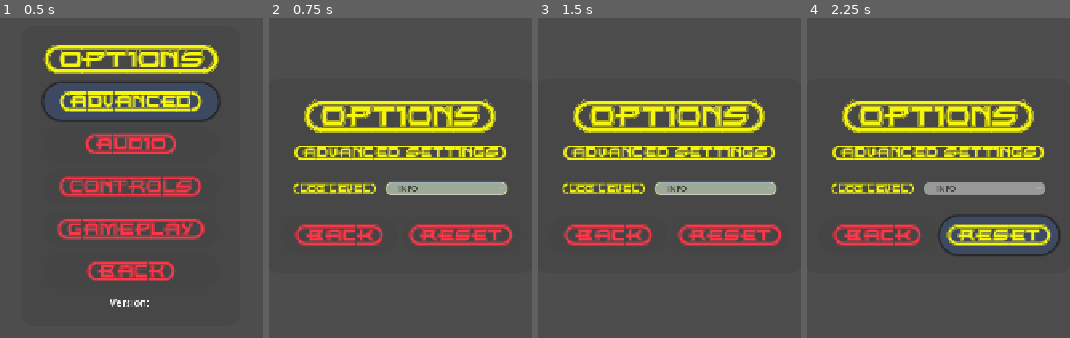
Above: before the commit, frames 1-4 (left to right).
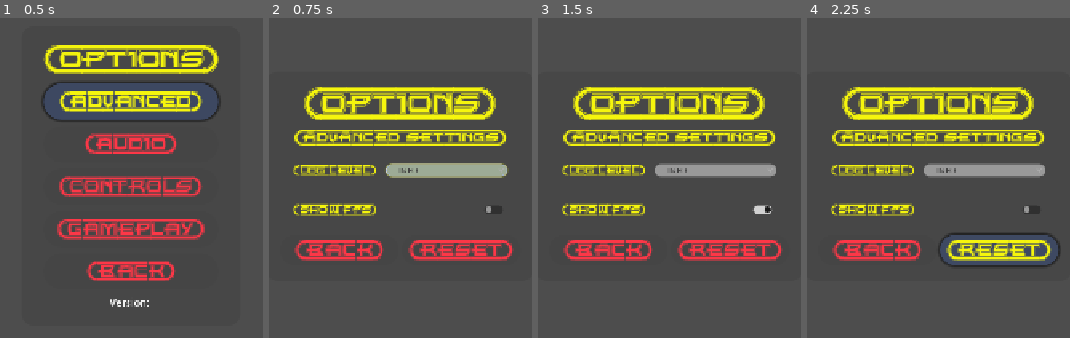
Above: after the commit, the same moments.

Repository: ikostan/SkyLockAssault
Game: Godot game, scene res://scenes/options_menu.tscn
The game is run twice, just before and just after one commit, with the same random seed, the same clock (stepped at 60 frames per second) and the same inputs. This scene is started directly instead of the project's main scene. Video files are missing from this copy of the repository; at most half a second of black plays in their place. Sound files missing from this copy of the repository are replaced by a short silence.
Inputs (mouse positions are in pixels of both pictures, inside the frame that each line leads up to):
- Up to frame 1 (0.5 s): no input
- Up to frame 2 (0.75 s): click "{ADVANCED}" at 0.5 s
- Up to frame 3 (1.5 s): click (761, 210) at 1.27 s
- Up to frame 4 (2.25 s): click "{RESET}" at 2 s

Frame 1 is identical in both runs. In frame 2, 27% of the frame differs, in the area x 9-94%, y 21-76%; in frame 3, 27%; in frame 4, 29%, in the area x 9-97%, y 21-78%.

Commit message:
Add FPS toggle and persistence
Add an FPS show toggle to Advanced Settings and persist its value.

- scenes/advanced_settings.tscn: add FPSContainer with Label and CheckButton; minor layout/offset adjustments.
- scripts/ui/menus/advanced_settings.gd: expose fps_toggle, initialize UI from Globals.settings.show_fps, connect toggle signal, handle reset to default (false), and save on change.
- scripts/core/globals.gd: load/save the "show_fps" setting from the config file.
- scripts/ui/components/fps_counter.gd: use Globals.settings singleton instead of loading a standalone resource.

Co-authored-by: Copilot <223556219+Copilot@users.noreply.github.com>

Diff:
--- a/scenes/advanced_settings.tscn
+++ b/scenes/advanced_settings.tscn
@@ -105,9 +105,9 @@
 anchor_right = 0.5
 anchor_bottom = 0.5
 offset_left = -215.0
-offset_top = -155.0
+offset_top = -167.5
 offset_right = 215.0
-offset_bottom = 155.0
+offset_bottom = 167.5
 grow_horizontal = 2
 grow_vertical = 2
 size_flags_horizontal = 4
@@ -122,9 +122,9 @@
 anchor_right = 0.5
 anchor_bottom = 0.5
 offset_left = -192.5
-offset_top = -125.0
+offset_top = -142.5
 offset_right = 192.5
-offset_bottom = 125.0
+offset_bottom = 142.5
 grow_horizontal = 2
 grow_vertical = 2
 theme_override_constants/separation = 15
@@ -184,6 +184,28 @@
 theme_override_styles/hover = SubResource("StyleBoxFlat_o3hvc")
 theme_override_styles/focus = SubResource("StyleBoxFlat_6dctt")
 
+[node name="FPSContainer" type="HBoxContainer" parent="Panel/Controls" unique_id=2093012006]
+layout_mode = 2
+size_flags_horizontal = 4
+size_flags_vertical = 6
+tooltip_text = "Show FPS Setting"
+theme_override_constants/separation = 165
+
+[node name="Label" type="Label" parent="Panel/Controls/FPSContainer" unique_id=1848955139]
+layout_mode = 2
+size_flags_horizontal = 4
+theme_override_colors/font_color = Color(0.9607843, 0.9607843, 0.050980393, 1)
+theme_override_fonts/font = ExtResource("2_vw8ml")
+theme_override_font_sizes/font_size = 20
+text = "{SHOW=FPS}"
+
+[node name="CheckButton" type="CheckButton" parent="Panel/Controls/FPSContainer" unique_id=1304250797]
+layout_mode = 2
+size_flags_horizontal = 3
+theme_override_colors/font_color = Color(0.9607843, 0.9607843, 0.050980393, 1)
+theme_override_fonts/font = ExtResource("2_vw8ml")
+theme_override_font_sizes/font_size = 20
+
 [node name="BtnContainer" type="HBoxContainer" parent="Panel/Controls" unique_id=617440997]
 layout_mode = 2
 size_flags_vertical = 3
--- a/scripts/core/globals.gd
+++ b/scripts/core/globals.gd
@@ -206,6 +206,10 @@
 			var loaded_max: Variant = config.get_value("Settings", "max_fuel")
 			if loaded_max is float or loaded_max is int:
 				settings.max_fuel = float(loaded_max)
+		if config.has_section_key("Settings", "show_fps"):
+			var loaded_fps: Variant = config.get_value("Settings", "show_fps")
+			if loaded_fps is bool:
+				settings.show_fps = loaded_fps
 
 		_is_loading_settings = false
 		log_message("Settings synchronization complete.", LogLevel.DEBUG)
@@ -243,6 +247,7 @@
 	config.set_value("Settings", "difficulty", settings.difficulty)
 	config.set_value("Settings", "enable_debug_logging", settings.enable_debug_logging)
 	config.set_value("Settings", "max_fuel", settings.max_fuel)
+	config.set_value("Settings", "show_fps", settings.show_fps)
 
 	# FIX: Re-added the branch to properly handle the plaintext failsafe
 	var key: String = ensure_encryption_key()
--- a/scripts/ui/components/fps_counter.gd
+++ b/scripts/ui/components/fps_counter.gd
@@ -8,9 +8,8 @@
 
 func _ready() -> void:
 	if not settings:
-		# Fallback: Adjust this path to wherever your default resource is saved,
-		# or replace this with your Globals reference (e.g., settings = Globals.settings)
-		settings = load("res://resources/game_settings.tres")
+		# Use the global singleton so it shares state with advanced_settings.gd
+		settings = Globals.settings
 
 	if settings:
 		# 1. Set the initial visibility state on load
--- a/scripts/ui/menus/advanced_settings.gd
+++ b/scripts/ui/menus/advanced_settings.gd
@@ -22,7 +22,7 @@
 @onready var advanced_reset_button: Button = $Panel/Controls/BtnContainer/ResetButton
 @onready
 var log_lvl_option: OptionButton = get_node("Panel/Controls/LogLevelContainer/LogLevelOptionButton")
-
+@onready var fps_toggle: CheckButton = $Panel/Controls/FPSContainer/CheckButton
 
 func _ready() -> void:
 	process_mode = Node.PROCESS_MODE_ALWAYS
@@ -40,6 +40,13 @@
 		log_lvl_option.selected = 1  # Fallback to INFO (index 1)
 		Globals.log_message("Invalid saved log level—reset to INFO.", Globals.LogLevel.WARNING)
 
+	# Set the initial visual state without triggering the toggle signal
+	fps_toggle.set_pressed_no_signal(Globals.settings.show_fps)
+
+	# Connect the UI toggle to our handler
+	if not fps_toggle.toggled.is_connected(_on_fps_toggle_toggled):
+		fps_toggle.toggled.connect(_on_fps_toggle_toggled)
+
 	# Connect signals to type-specific handlers (change: separate from JS callbacks)
 	tree_exited.connect(_on_tree_exited)
 	log_lvl_option.item_selected.connect(_on_log_level_item_selected)
@@ -88,8 +95,8 @@
 	# Give keyboard focus to the log level slider (only if nothing in this menu already has focus)
 	Globals.ensure_initial_focus(
 		log_lvl_option,
-		[log_lvl_option, advanced_back_button, advanced_reset_button],
-		"Advanced Settings"
+		[log_lvl_option, fps_toggle, advanced_back_button, advanced_reset_button],
+	    "Advanced Settings"
 	)
 
 	Globals.log_message("Advanced Settings menu loaded.", Globals.LogLevel.DEBUG)
@@ -161,9 +168,15 @@
 ## Handles Advanced Settings reset button press.
 func _on_advanced_reset_button_pressed() -> void:
 	Globals.log_message("Advanced Settings reset pressed.", Globals.LogLevel.DEBUG)
+
 	# Log level should be reset to INFO
 	Globals.settings.current_log_level = Globals.LogLevel.INFO
 	log_lvl_option.selected = Globals.LogLevel.values().find(Globals.LogLevel.INFO)
+
+	# Reset FPS Toggle to default (false)
+	Globals.settings.show_fps = false
+	fps_toggle.set_pressed_no_signal(false)
+
 	Globals._save_settings()
 
 
@@ -334,3 +347,8 @@
 		Globals.LogLevel.DEBUG
 	)
 	_on_log_level_item_selected(index)
+
+func _on_fps_toggle_toggled(toggled_on: bool) -> void:
+	Globals.log_message("FPS Toggle set to: " + str(toggled_on), Globals.LogLevel.DEBUG)
+	Globals.settings.show_fps = toggled_on
+	Globals._save_settings()
